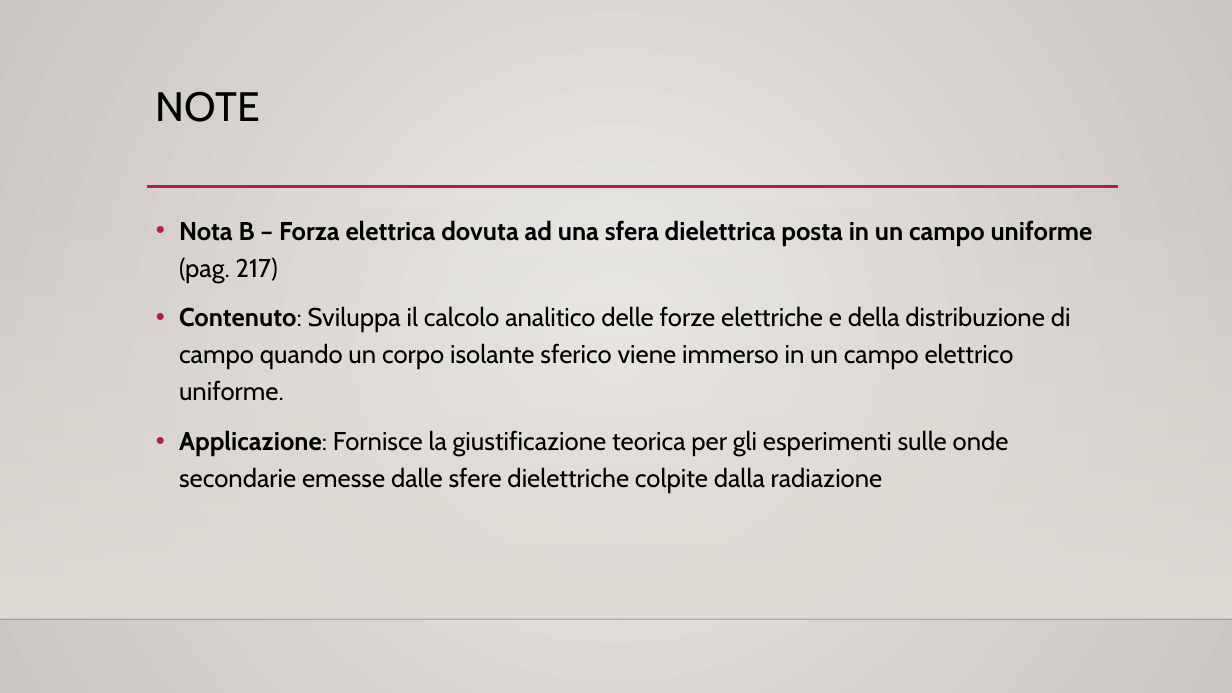
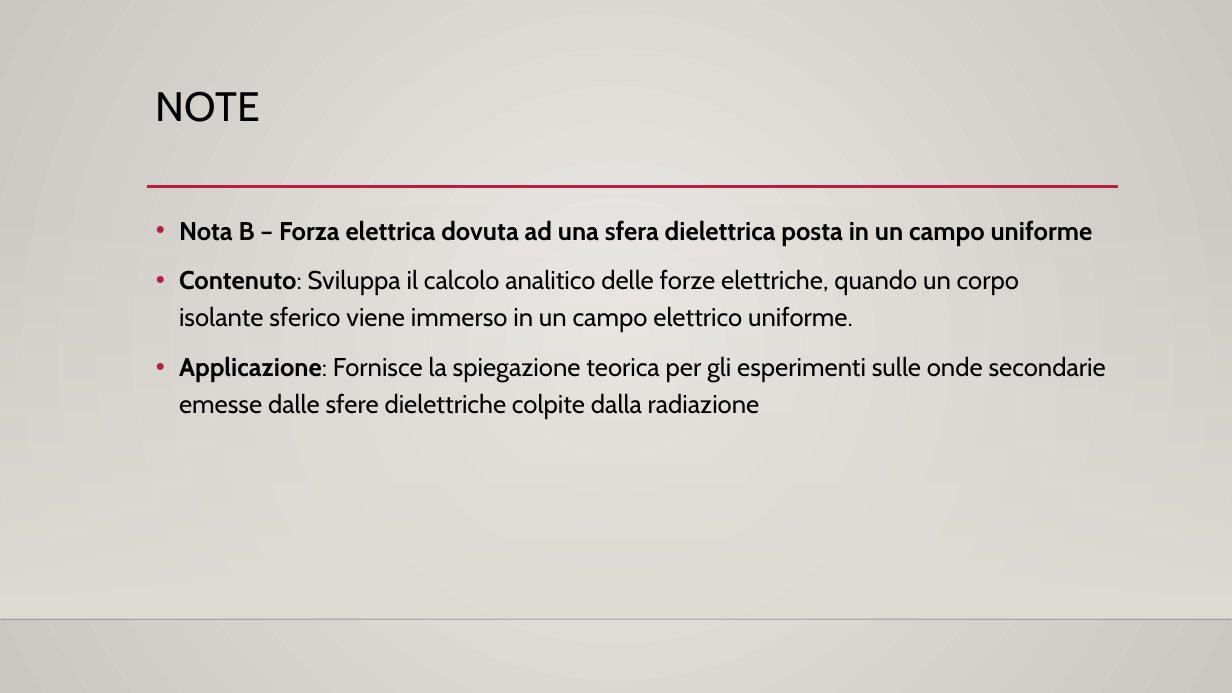
Before and after one commit to onixilam/tesi_magistrale_augusto_righi, a slide deck: slide 18 of presentazione_sunto_libro_di_Righi/presentazione_veloce_testo_Righi.pptx. Drawn at 1232x693 pixels with LibreOffice and Linux fonts; fonts in the diff are those of the drawing; background and template pictures are left out. Boxes give left, top, right and bottom in pixels: in the first picture for what was removed or moved away, otherwise in the second. Text is boxed around its words. In the diff, an @@ line names an element or a change of style, - is before the commit and + after.

```diff
--- a/presentazione_sunto_libro_di_Righi/presentazione_veloce_testo_Righi.pptx
+++ b/presentazione_sunto_libro_di_Righi/presentazione_veloce_testo_Righi.pptx
@@ text at <box>179,220,1106,419</box>: text changed @@
-• Nota B – Forza elettrica dovuta ad una sfera dielettrica posta in un campo uniforme (pag. 217)
-• Contenuto: Sviluppa il calcolo analitico delle forze elettriche e della distribuzione di campo quando un corpo isolante sferico viene immerso in un campo elettrico uniforme.
-• Applicazione: Fornisce la giustificazione teorica per gli esperimenti sulle onde secondarie emesse dalle sfere dielettriche colpite dalla radiazione
+• Nota B – Forza elettrica dovuta ad una sfera dielettrica posta in un campo uniforme
+• Contenuto: Sviluppa il calcolo analitico delle forze elettriche, quando un corpo isolante sferico viene immerso in un campo elettrico uniforme.
+• Applicazione: Fornisce la spiegazione teorica per gli esperimenti sulle onde secondarie emesse dalle sfere dielettriche colpite dalla radiazione
```
Also in this commit, not shown: 7 other slides changed, 4 other files.
